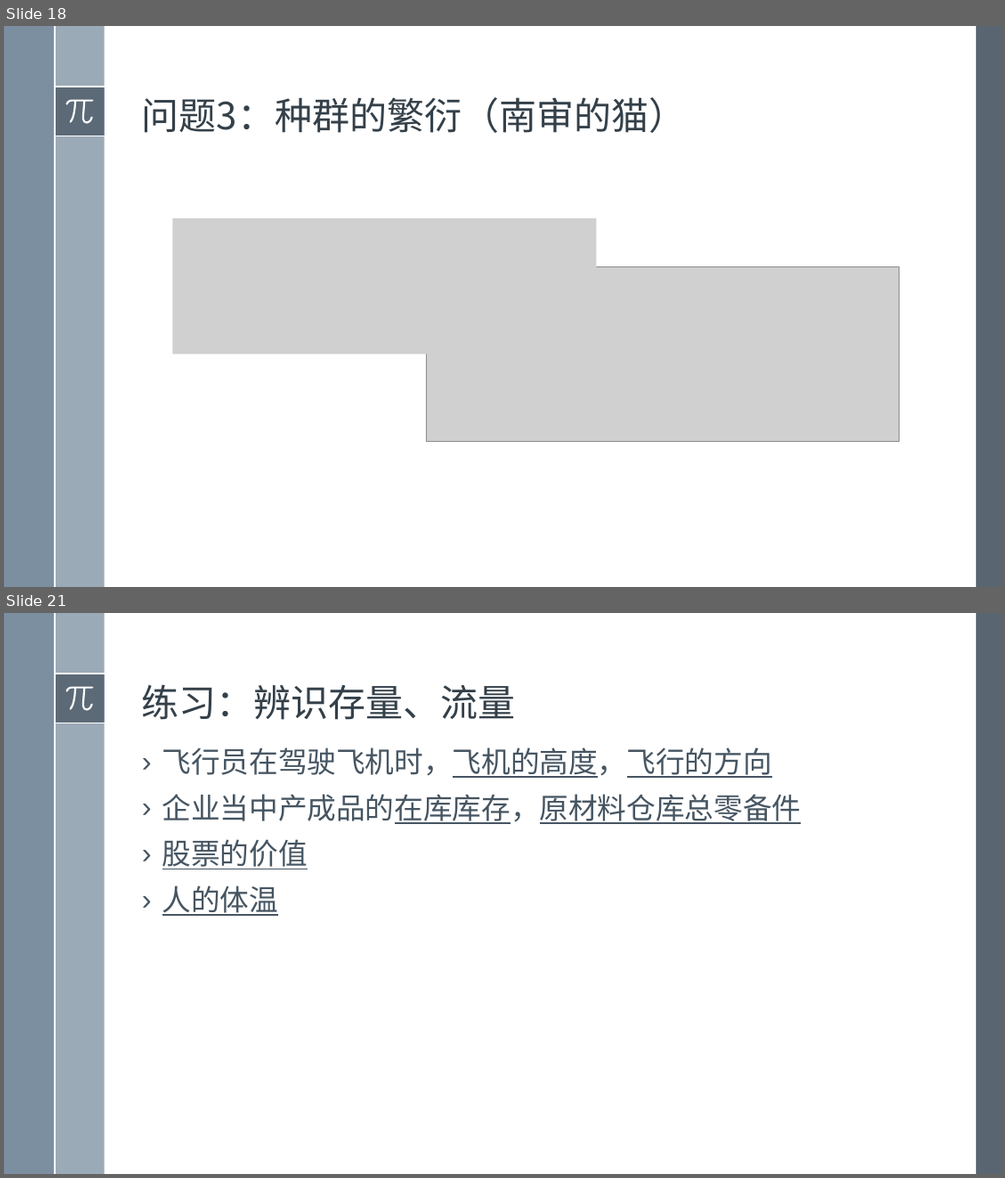
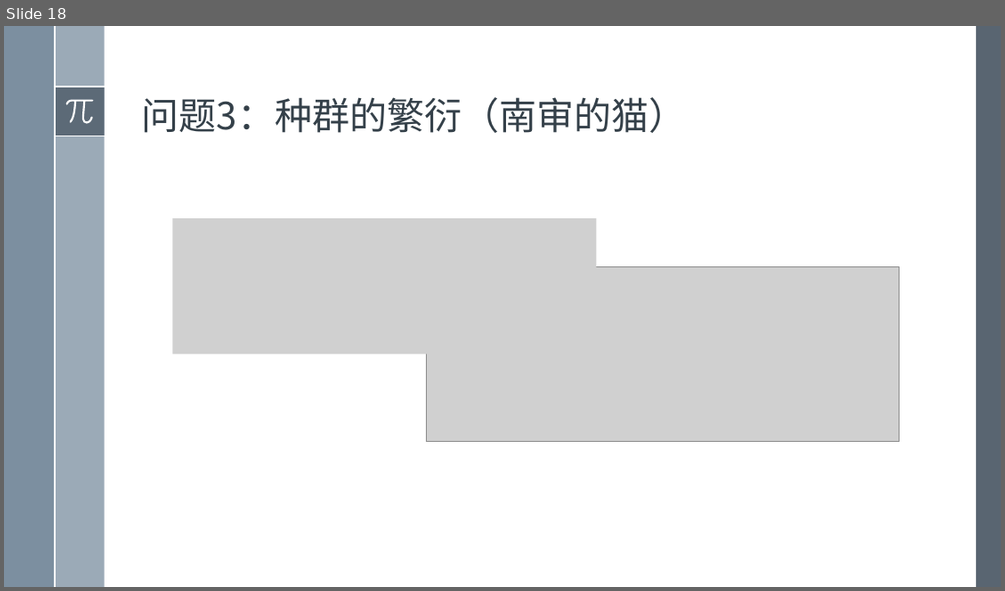
Before and after one commit to exoplanetX/SystemDynamics, a slide deck: 系统仿真-2-计算基础.pptx. Shown one above the other, each under a label of ours: slides 18 and 21 before the commit, slide 18 after it; the slides between them are not shown. The pictures are 1005x1178 and 1005x591 pixels, drawn with LibreOffice and Linux fonts; fonts in the diff are those of the drawing; grey boxes stand for pictures. Boxes give left, top, right and bottom in pixels: in the first picture for what was removed or moved away, otherwise in the second. Text is boxed around its words. In the diff, an @@ line names an element or a change of style, - is before the commit and + after.

```diff
--- a/系统仿真-2-计算基础.pptx
+++ b/系统仿真-2-计算基础.pptx
@@ slide 21 removed at (4, 613, 1001, 1174), background #FFFFFF; not listed: 8 template elements that a slide beside it also shows @@
@@ title removed at (142, 684, 516, 720) @@
-练习：辨识存量、流量
@@ text removed at (162, 747, 801, 916) @@
-› 飞行员在驾驶飞机时，飞机的高度，飞行的方向
-› 企业当中产成品的在库库存，原材料仓库总零备件
-› 股票的价值
-› 人的体温
```
Also in this commit, not shown: 7 slides changed, 4 other slides removed.
